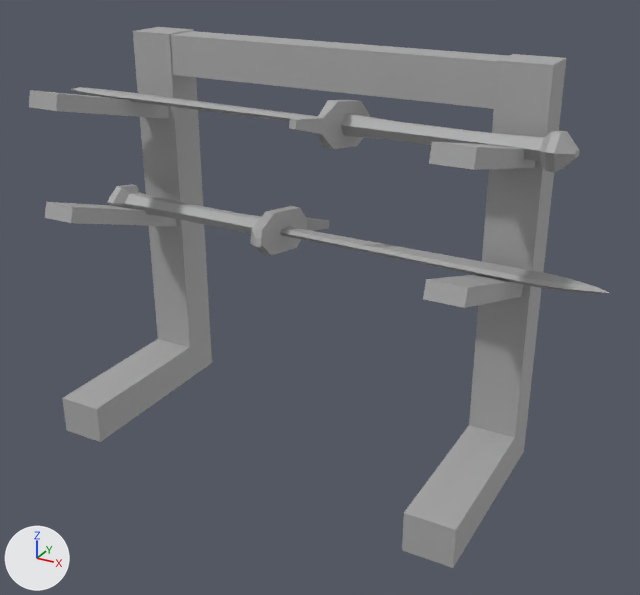
Before and after pictures for a commit that changed the FBX model Assets/Prefabs/Sword holder.fbx.
Camera for both pictures: a camera (50 mm lens) standing at (0.0616, -0.0776, 0.05) and looking at (0.0236, -0.0084, 0.0154). The axes (+X, +Y, +Z) are drawn at lower left. The lights are the same throughout. Where no turn or scale is listed for an object, it has been applied to the vertices.
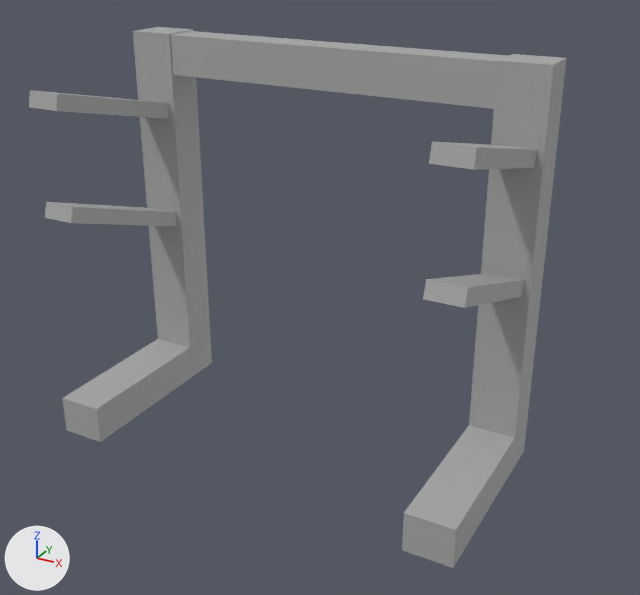
Where the newer file only moved an object's origin or applied its transform, the numbers keep the older frame.

What changed in the scene script:
```text
Remove ob_pplane2:
    ob_pplane2 = bpy.data.objects.new('pPlane2', me_mesh_010)
    ob_pplane2.location = (0.0212, -0.0059, 0.0205)
Remove ob_swords:
    ob_swords = bpy.data.objects.new('swords', me_mesh_009)
    ob_swords.location = (0.0212, -0.0059, 0.032)
```

Changed parts and their boxes (x1, y1, x2, y2) in the pictures (640 x 595 px):
'pPlane2', deleted
    before: (108, 184, 609, 294)
'swords', deleted
    before: (71, 87, 579, 172)
